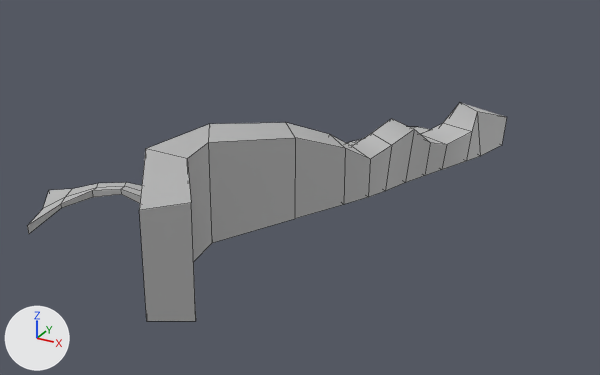
Renders of the FBX model Assets/Terrain/terrain_W1A4.fbx from each side of a commit.
The view is the same before and after, from a 50 mm lens placed at (536.0, -1000.0, 247.0), pointed at (284.0, -542.0, 18.0). Every picture has the same lights, and +X, +Y and +Z are marked at lower left. Mesh edges are drawn as thin lines. Where no turn or scale is listed for an object, it has been applied to the vertices.

Names of what the first picture shows: 'W1A4_mesh'.
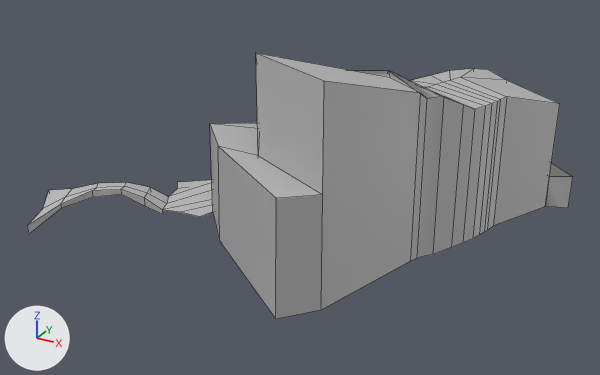
Location of each change, (x1, y1, x2, y2) in pixels of the pictures (600 x 375 px):
'W1A4_mesh', reshaped (14% wider, 22% taller)
    before: (27, 103, 507, 321)
    after: (27, 53, 573, 319)
part 1 of me_mesh, built on
    before: (139, 103, 507, 321)
    after: (210, 53, 573, 319)

Diff of the bpy script that builds the scene:
```diff
--- a/Assets/Terrain/terrain_W1A4.fbx.py
+++ b/Assets/Terrain/terrain_W1A4.fbx.py
@@ me_mesh @@
 # used by ob_w1a4_mesh; location = (0.0, 0.0, 0.0)
-me_mesh.from_pydata(...)  # 156 vertices, 139 faces; spans x 105.0..369.0, y -713.0..-338.0, z -7.0..71.0
+me_mesh.from_pydata(...)  # 209 vertices, 194 faces; spans x 105.0..444.0, y -668.0..-338.0, z -7.0..130.0
+# me_mesh part 1
+# 1 face is deleted
+# 17 vertices move from x 233.0..356.0, y -713.0..-377.0, z -3.0..71.0 to x 268.0..360.0, y -668.0..-373.0, z -3.0..71.0
+# 43 vertices are added at x 270.0..444.0, y -646.0..-373.0, z -6.0..130.0
+# 5 new vertices lie (0.0, 0.0, 80.0) away from vertices in x 314.0..342.0, y -492.0..-416.0, z -3.0
+# 5 new vertices lie (0.0, 0.0, 90.0) away from vertices in x 398.0..406.0, y -529.0..-503.0, z -2.0
+# 56 new faces join them
 me_mesh.materials.append(mat_lambert1)
```
